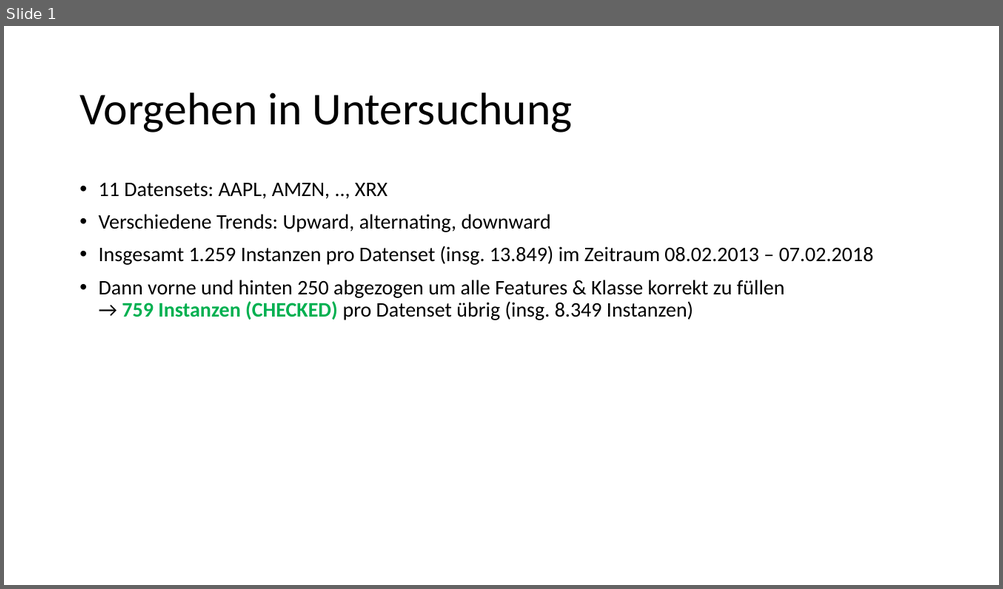
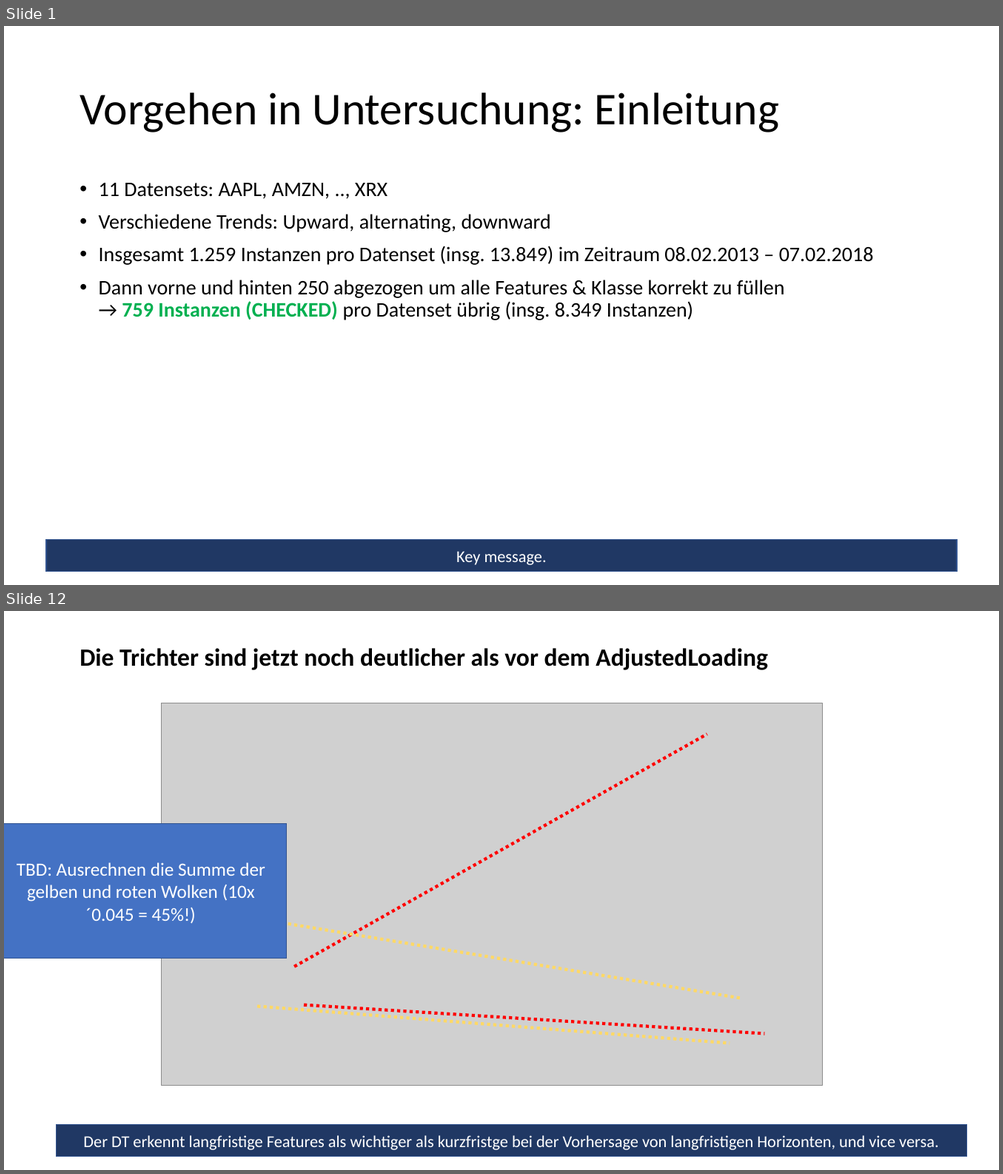
Before and after one commit to feschu/BSc-Thesis-ML, a slide deck: Notes/Dokumentation zum Vorgehen.pptx. Shown one above the other, each under a label of ours: slide 1 before the commit, slides 1 and 12 after it; the slides between them are not shown. The pictures are 1003x589 and 1003x1174 pixels, drawn with LibreOffice and Linux fonts; fonts in the diff are those of the drawing; grey boxes stand for pictures. Boxes give left, top, right and bottom in pixels: in the first picture for what was removed or moved away, otherwise in the second. Text is boxed around its words. In the diff, an @@ line names an element or a change of style, - is before the commit and + after.

```diff
--- a/Notes/Dokumentation zum Vorgehen.pptx
+++ b/Notes/Dokumentation zum Vorgehen.pptx
@@ slide 12 added at bbox=[4, 611, 999, 1170], background #FFFFFF @@
@@ text added at bbox=[79, 648, 768, 670], 24 pt, text #000000, bold @@
+Die Trichter sind jetzt noch deutlicher als vor dem AdjustedLoading
@@ picture added at bbox=[162, 703, 822, 1086] @@
@@ line added from (294, 967) to (707, 734), #FF0000 3 pt dashed @@
@@ rectangle added at bbox=[4, 823, 287, 959], fill #4472C4, outline #325491 1 pt, 18 pt, text #FFFFFF @@
+TBD: Ausrechnen die Summe der gelben und roten Wolken (10x´0.045 = 45%!)
@@ line added from (257, 919) to (740, 998), #FFD966 3 pt dashed @@
@@ line added from (257, 1006) to (729, 1044), #FFD966 3 pt dashed @@
@@ line added from (304, 1005) to (764, 1034), #FF0000 3 pt dashed @@
@@ rectangle added at bbox=[57, 1125, 967, 1157], fill #203864, outline #325491 1 pt, 16 pt, text #FFFFFF @@
+Der DT erkennt langfristige Features als wichtiger als kurzfristge bei der Vorhersage von langfristigen Horizonten, und vice versa.
@@ slide 1 changed as well @@
@@ title at bbox=[79, 93, 780, 133]: text changed @@
-Vorgehen in Untersuchung
+Vorgehen in Untersuchung: Einleitung
@@ rectangle added at bbox=[45, 540, 956, 572], fill #203864, outline #325491 1 pt, 16 pt, text #FFFFFF @@
+Key message.
```
Also in this commit, not shown: 14 other slides added, 2 slides removed, 2 other files.
